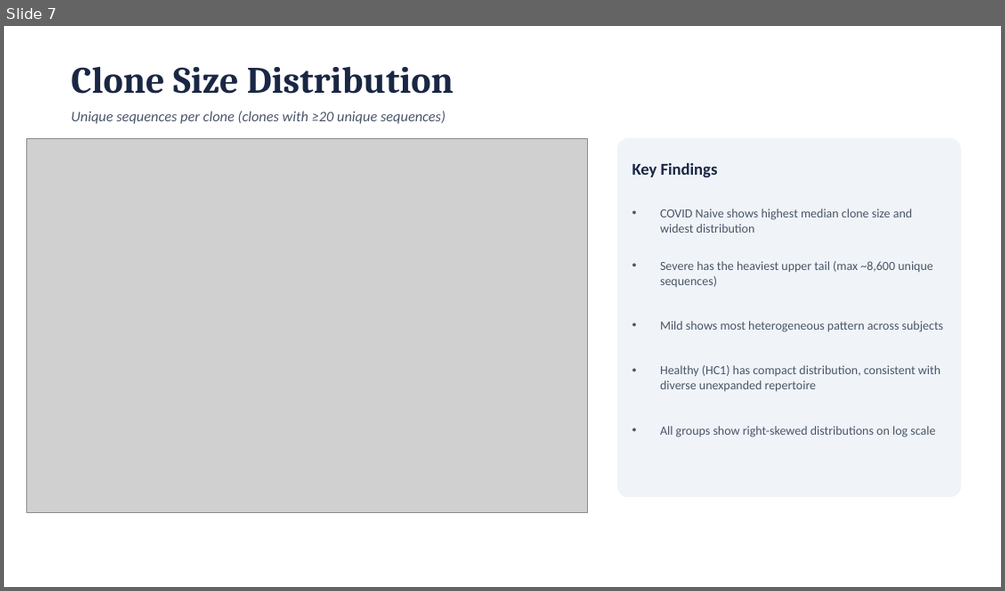
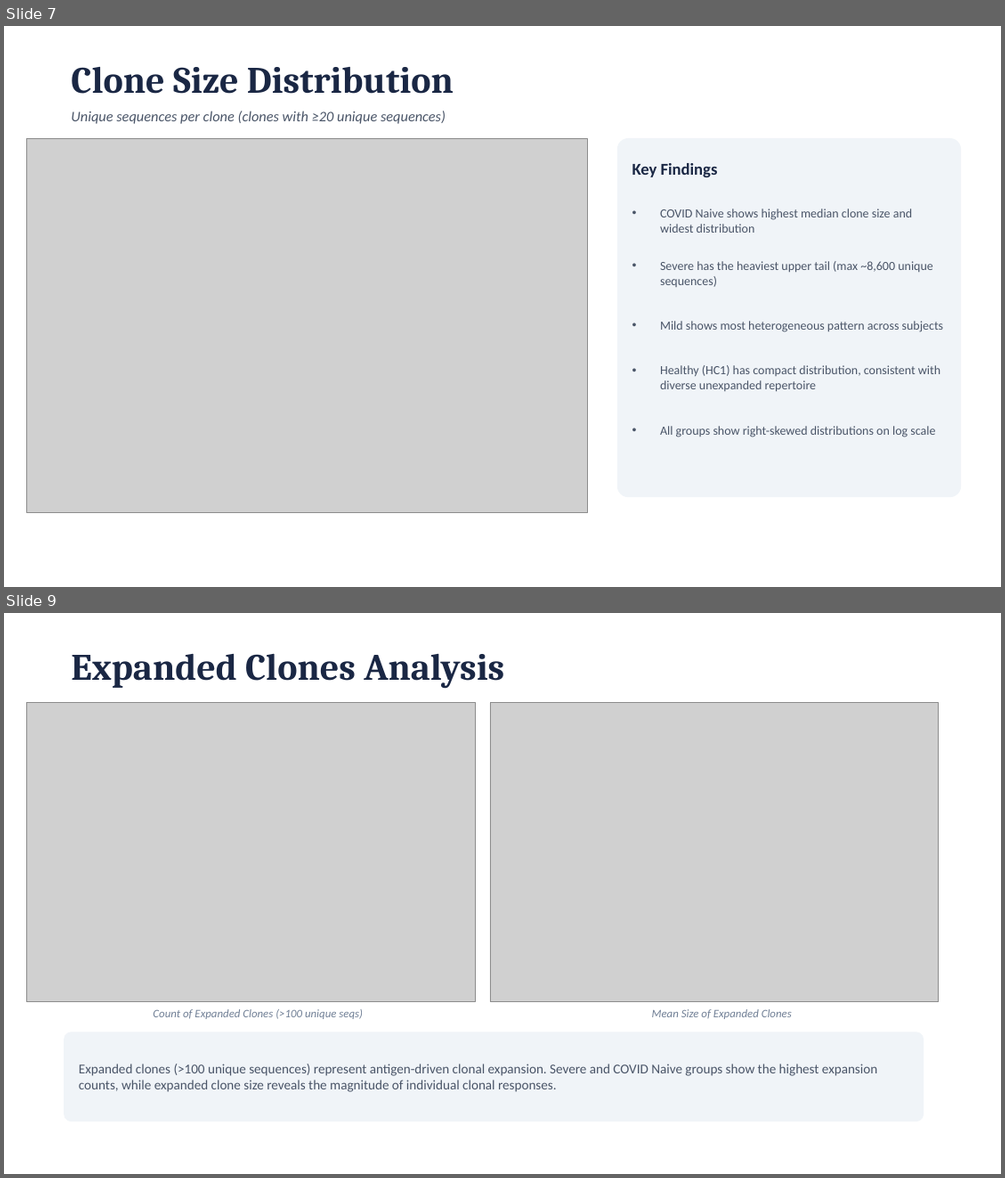
Before and after one commit to areensh/system-immunology-Lab, a slide deck: IS-API_Presentation.pptx. Shown one above the other, each under a label of ours: slide 7 before the commit, slides 7 and 9 after it; the slides between them are not shown. The pictures are 1005x591 and 1005x1178 pixels, drawn with LibreOffice and Linux fonts; fonts in the diff are those of the drawing; grey boxes stand for pictures. Boxes give left, top, right and bottom in pixels: in the first picture for what was removed or moved away, otherwise in the second. Text is boxed around its words. In the diff, an @@ line names an element or a change of style, - is before the commit and + after.

```diff
--- a/IS-API_Presentation.pptx
+++ b/IS-API_Presentation.pptx
@@ slide 9 added at [4, 613, 1001, 1174], background #FFFFFF @@
@@ text added at [71, 653, 504, 689], 36 pt, text #1A2744, bold @@
+Expanded Clones Analysis
@@ picture added at [26, 703, 475, 1002] @@
@@ picture added at [490, 703, 938, 1002] @@
@@ text added at [153, 1009, 363, 1019], 11 pt, text #718096, italic @@
+Count of Expanded Clones (>100 unique seqs)
@@ text added at [652, 1009, 792, 1019], 11 pt, text #718096, italic @@
+Mean Size of Expanded Clones
@@ rounded rectangle added at [64, 1032, 923, 1121], fill #F0F4F8 @@
@@ text added at [79, 1063, 877, 1092], 13 pt, text #4A5568 @@
+Expanded clones (>100 unique sequences) represent antigen-driven clonal expansion. Severe and COVID Naive groups show the highest expansion counts, while expanded clone size reveals the magnitude of individual clonal responses.
```
Also in this commit, not shown: 2 other slides added, 1 other file.
